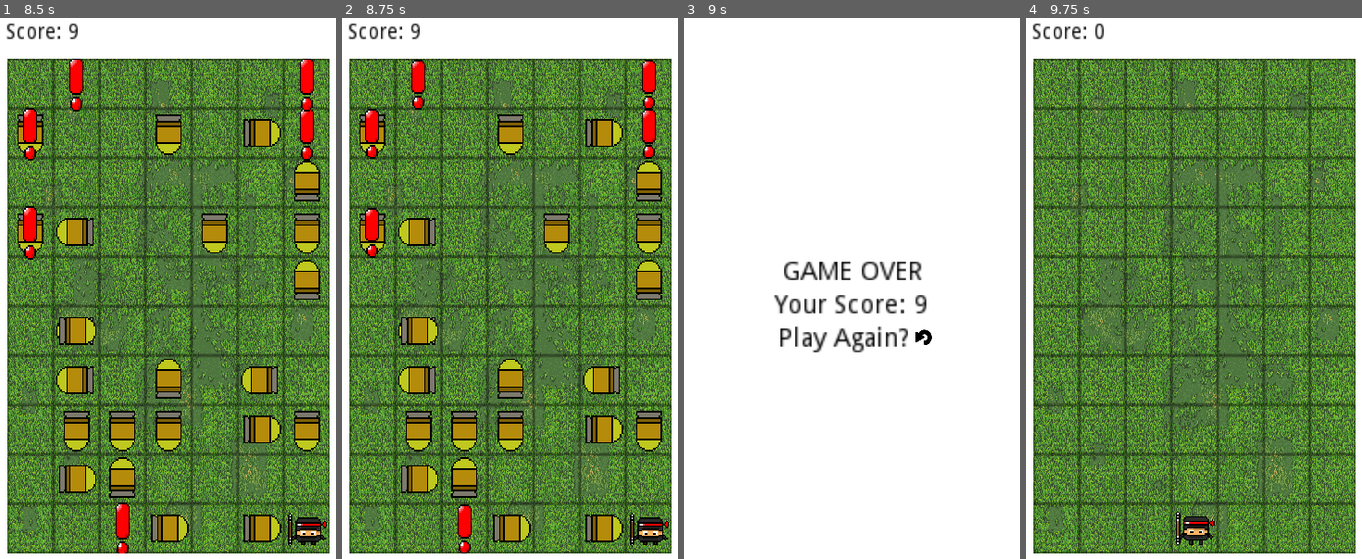
Above: before the commit, frames 1-4 (left to right).
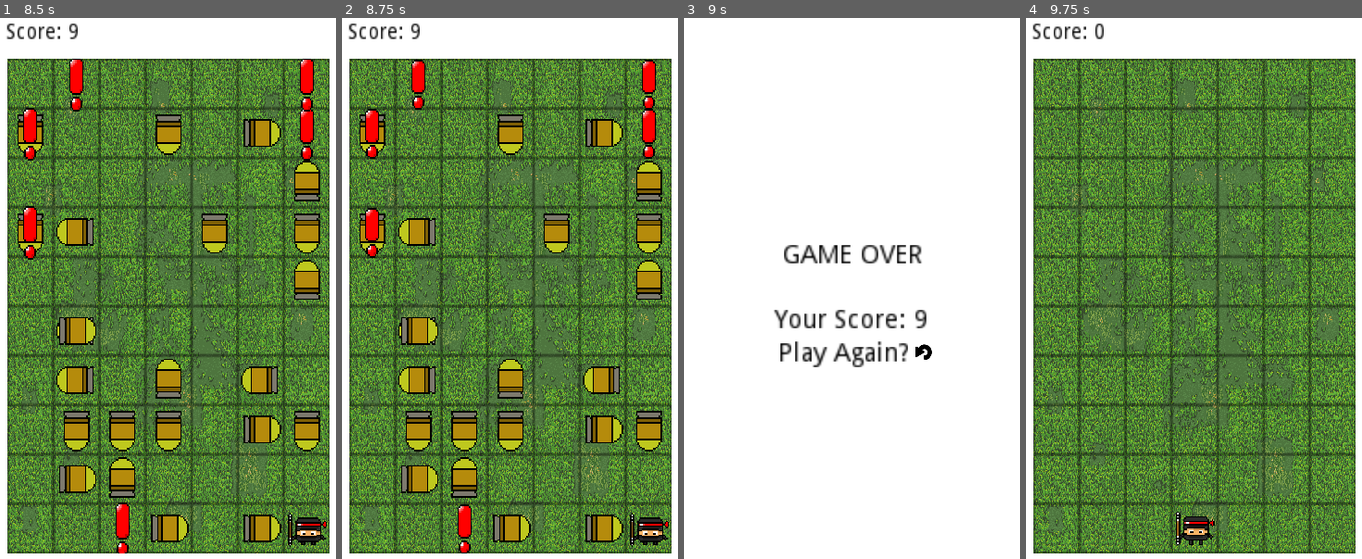
Above: after the commit, the same moments.

Repository: Yahavcd/NinjaGame
Game: Godot game, scene res://Scenes/Boards/BoredTemplet.tscn
The game is run twice, just before and just after one commit, with the same random seed, the same clock (stepped at 60 frames per second) and the same inputs.
Inputs (mouse positions are in pixels of both pictures, inside the frame that each line leads up to; where the layout moved, square brackets give the same spot in the first picture):
- Up to frame 1 (8.5 s): hold Right (ui_right) 0.53-1.28 s; hold Down (ui_down) 1.28-2.03 s; hold Right (ui_right) 2.03-2.78 s; tap Enter at 2.75 s; hold Up (ui_up) 2.78-3.53 s; hold Left (ui_left) 3.53-5.03 s; hold Down (ui_down) 5.03-5.78 s; hold Right (ui_right) 5.78-6.53 s; hold Up (ui_up) 6.53-7.28 s; hold Right (ui_right) 7.28-8.03 s; hold Down (ui_down) from 8.03 s (still down)
- Up to frame 2 (8.75 s): keep holding Down (ui_down)
- Up to frame 3 (9 s): release Down (ui_down) at 8.78 s; hold Left (ui_left) from 8.78 s (still down)
- Up to frame 4 (9.75 s): release Left (ui_left) at 9.5 s; click (1264, 353) [1264, 337] at 9.5 s

Frames 1-2 are identical in both runs. In frame 3, 4.4% of the frame differs, in the area x 26-74%, y 41-65%; in frame 4, nothing differs.

Commit message:
Names and Start screen
Changed file names and added start screen

Diff:
--- a/Scenes/UI/EmdGame.tscn
+++ /dev/null
@@ -1,73 +0,0 @@
-[gd_scene load_steps=3 format=2]
-
-[ext_resource path="res://Sprites/return.png" type="Texture" id=1]
-[ext_resource path="res://src/EmdGame.gd" type="Script" id=2]
-
-[node name="EmdGame" type="Node"]
-script = ExtResource( 2 )
-
-[node name="Control" type="Control" parent="."]
-anchor_right = 1.0
-anchor_bottom = 1.0
-__meta__ = {
-"_edit_use_anchors_": false
-}
-
-[node name="ColorRect" type="ColorRect" parent="Control"]
-margin_right = 224.0
-margin_bottom = 320.0
-
-[node name="VBoxContainer" type="VBoxContainer" parent="Control"]
-anchor_right = 1.0
-anchor_bottom = 1.0
-alignment = 1
-__meta__ = {
-"_edit_use_anchors_": false
-}
-
-[node name="HBoxContainer" type="HBoxContainer" parent="Control/VBoxContainer"]
-margin_top = 135.0
-margin_right = 224.0
-margin_bottom = 149.0
-alignment = 1
-
-[node name="Label" type="Label" parent="Control/VBoxContainer/HBoxContainer"]
-margin_left = 74.0
-margin_right = 150.0
-margin_bottom = 14.0
-custom_colors/font_color = Color( 0, 0, 0, 1 )
-text = "GAME OVER"
-
-[node name="Label3" type="Label" parent="Control/VBoxContainer"]
-margin_top = 153.0
-margin_right = 224.0
-margin_bottom = 167.0
-custom_colors/font_color = Color( 0, 0, 0, 1 )
-text = "Your Score: 0"
-align = 1
-
-[node name="Label2" type="Label" parent="Control/VBoxContainer"]
-margin_top = 171.0
-margin_right = 224.0
-margin_bottom = 185.0
-custom_colors/font_color = Color( 0, 0, 0, 1 )
-text = "Play Again?  "
-align = 1
-
-[node name="Sprite" type="Sprite" parent="Control/VBoxContainer/Label2"]
-position = Vector2( 150.014, 5.27148 )
-scale = Vector2( 0.14352, 0.149132 )
-texture = ExtResource( 1 )
-
-[node name="Button" type="Button" parent="Control/VBoxContainer/Label2/Sprite"]
-self_modulate = Color( 1, 1, 1, 0 )
-show_behind_parent = true
-margin_left = -45.6637
-margin_top = -31.056
-margin_right = 49.3363
-margin_bottom = 39.944
-__meta__ = {
-"_edit_use_anchors_": false
-}
-
-[connection signal="pressed" from="Control/VBoxContainer/Label2/Sprite/Button" to="." method="_on_Button_pressed"]
--- /dev/null
+++ b/Scenes/UI/EndGame.tscn
@@ -0,0 +1,69 @@
+[gd_scene load_steps=3 format=2]
+
+[ext_resource path="res://src/EndGame.gd" type="Script" id=1]
+[ext_resource path="res://Sprites/return.png" type="Texture" id=2]
+
+[node name="EndGame" type="Node"]
+script = ExtResource( 1 )
+
+[node name="Control" type="Control" parent="."]
+anchor_right = 1.0
+anchor_bottom = 1.0
+__meta__ = {
+"_edit_use_anchors_": false
+}
+
+[node name="ColorRect" type="ColorRect" parent="Control"]
+margin_right = 224.0
+margin_bottom = 320.0
+
+[node name="VBoxContainer" type="VBoxContainer" parent="Control"]
+anchor_right = 1.0
+anchor_bottom = 1.0
+alignment = 1
+__meta__ = {
+"_edit_use_anchors_": false
+}
+
+[node name="GameOver" type="Label" parent="Control/VBoxContainer"]
+margin_top = 126.0
+margin_right = 224.0
+margin_bottom = 157.0
+custom_colors/font_color = Color( 0, 0, 0, 1 )
+text = "GAME OVER
+"
+align = 1
+
+[node name="Score" type="Label" parent="Control/VBoxContainer"]
+margin_top = 161.0
+margin_right = 224.0
+margin_bottom = 175.0
+custom_colors/font_color = Color( 0, 0, 0, 1 )
+text = "Your Score: 0"
+align = 1
+
+[node name="Replay" type="Label" parent="Control/VBoxContainer"]
+margin_top = 179.0
+margin_right = 224.0
+margin_bottom = 193.0
+custom_colors/font_color = Color( 0, 0, 0, 1 )
+text = "Play Again?  "
+align = 1
+
+[node name="Sprite" type="Sprite" parent="Control/VBoxContainer/Replay"]
+position = Vector2( 150.014, 5.27148 )
+scale = Vector2( 0.14352, 0.149132 )
+texture = ExtResource( 2 )
+
+[node name="Button" type="Button" parent="Control/VBoxContainer/Replay/Sprite"]
+self_modulate = Color( 1, 1, 1, 0 )
+show_behind_parent = true
+margin_left = -45.6637
+margin_top = -31.056
+margin_right = 49.3363
+margin_bottom = 39.944
+__meta__ = {
+"_edit_use_anchors_": false
+}
+
+[connection signal="pressed" from="Control/VBoxContainer/Replay/Sprite/Button" to="." method="_on_Button_pressed"]
--- /dev/null
+++ b/Scenes/UI/StartGame.tscn
@@ -0,0 +1,69 @@
+[gd_scene load_steps=2 format=2]
+
+[ext_resource path="res://src/EndGame.gd" type="Script" id=2]
+
+[node name="EmdGame" type="Node"]
+script = ExtResource( 2 )
+
+[node name="Control" type="Control" parent="."]
+anchor_right = 1.0
+anchor_bottom = 1.0
+__meta__ = {
+"_edit_use_anchors_": false
+}
+
+[node name="ColorRect" type="ColorRect" parent="Control"]
+margin_right = 224.0
+margin_bottom = 320.0
+
+[node name="VBoxContainer" type="VBoxContainer" parent="Control"]
+anchor_right = 1.0
+anchor_bottom = 1.0
+__meta__ = {
+"_edit_use_anchors_": false
+}
+
+[node name="Title" type="Label" parent="Control/VBoxContainer"]
+margin_right = 224.0
+margin_bottom = 116.0
+custom_colors/font_color = Color( 0, 0, 0, 1 )
+text = "
+
+
+Ninja.exe
+
+
+"
+align = 1
+__meta__ = {
+"_edit_use_anchors_": false
+}
+
+[node name="Play" type="Label" parent="Control/VBoxContainer"]
+margin_top = 120.0
+margin_right = 224.0
+margin_bottom = 151.0
+custom_colors/font_color = Color( 0, 0, 0, 1 )
+text = "Play
+"
+align = 1
+
+[node name="Options" type="Label" parent="Control/VBoxContainer"]
+margin_top = 155.0
+margin_right = 224.0
+margin_bottom = 186.0
+custom_colors/font_color = Color( 0, 0, 0, 1 )
+text = "Options
+"
+align = 1
+
+[node name="Exit" type="Label" parent="Control/VBoxContainer"]
+margin_top = 190.0
+margin_right = 224.0
+margin_bottom = 204.0
+custom_colors/font_color = Color( 0, 0, 0, 1 )
+text = "Exit"
+align = 1
+__meta__ = {
+"_edit_use_anchors_": false
+}
--- a/src/EmdGame.gd
+++ b/src/EndGame.gd
@@ -4,7 +4,7 @@
 
 func _ready():
 	points = gamestate.points
-	$Control/VBoxContainer/Label3.text = "Your Score: " + String(points)
+	$Control/VBoxContainer/Score.text = "Your Score: " + String(points)
 
 func _on_Button_pressed():
 	gamestate.points = 0
--- a/src/PlayerTemplate.gd
+++ b/src/PlayerTemplate.gd
@@ -53,7 +53,7 @@
 	gamestate.is_hit = true
 	gamestate.lives -= 1
 	if gamestate.lives == 0:
-		get_tree().change_scene("res://Scenes/UI/EmdGame.tscn")
+		get_tree().change_scene("res://Scenes/UI/EndGame.tscn")
 
 func points_up():
 	if gamestate.is_hit != true:
